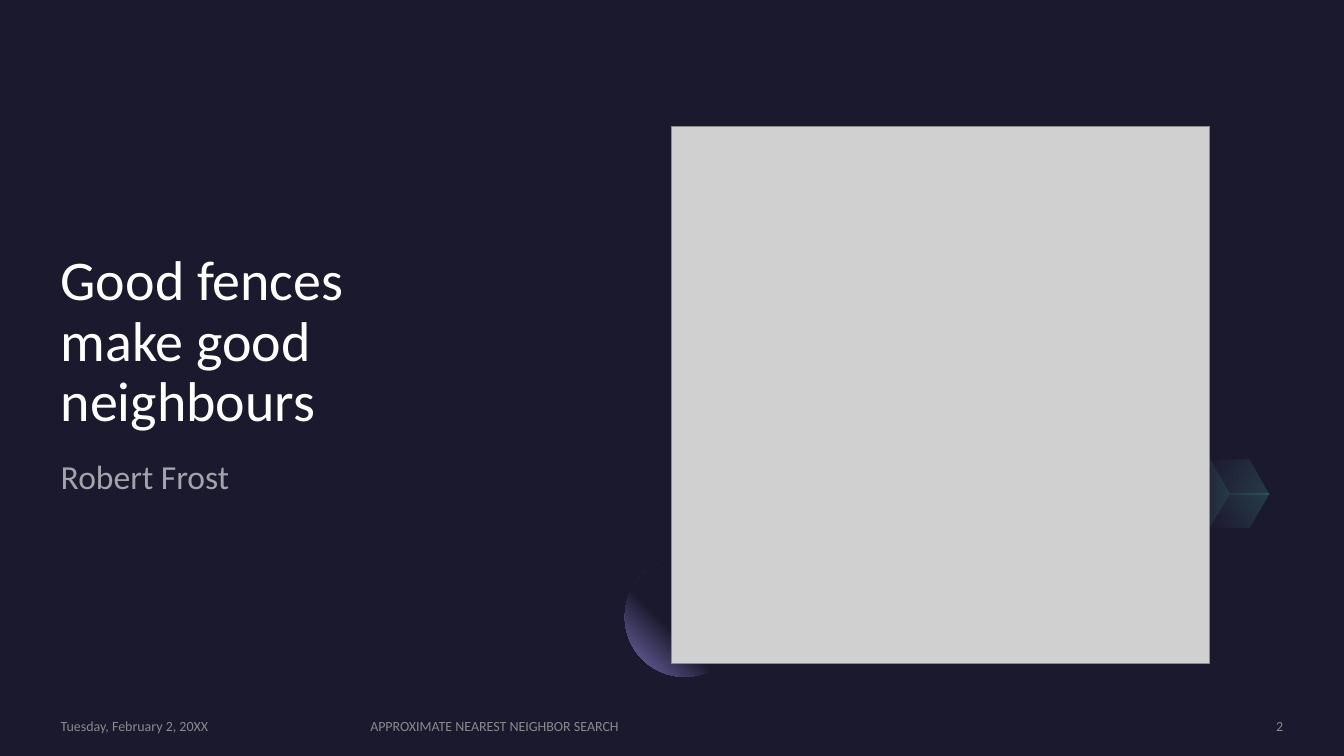
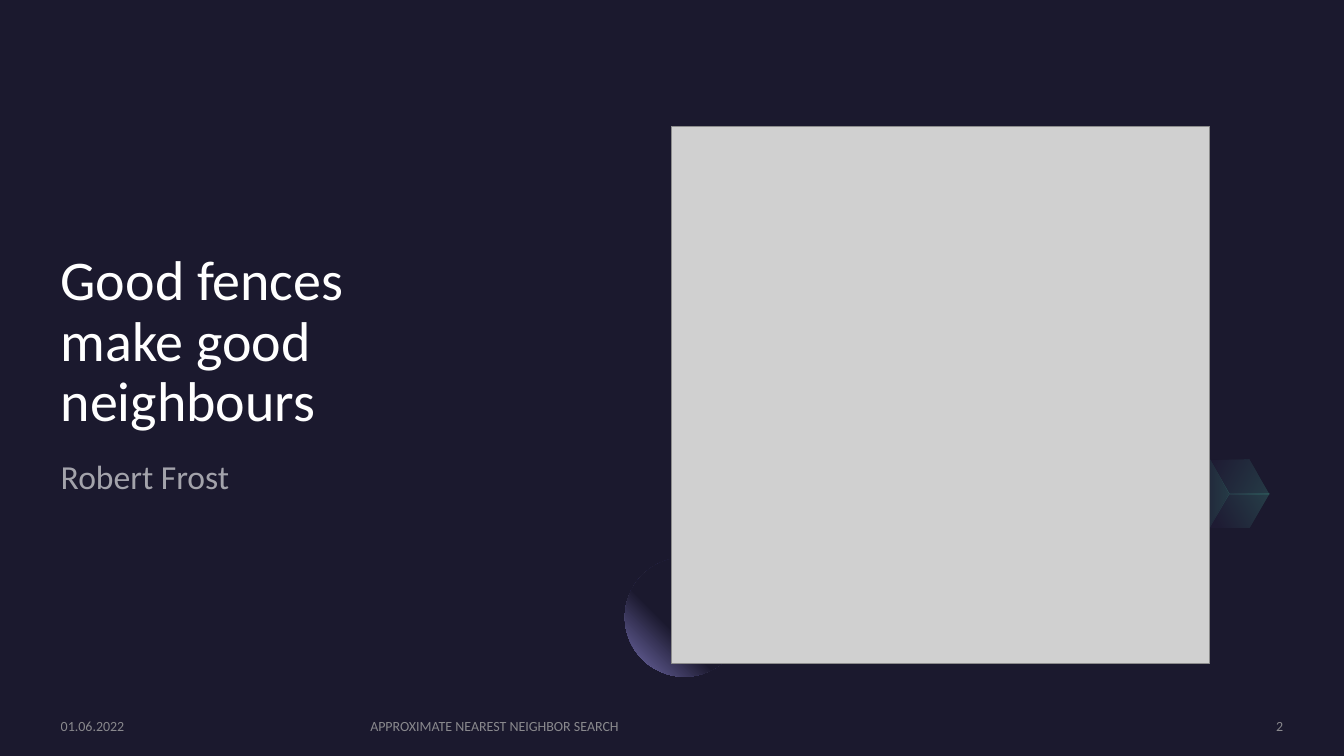
Before and after one commit to Ra0R/approximate-nearest-neighbor, a slide deck: slide 2 of presentation.pptx. Drawn at 1344x756 pixels with LibreOffice and Linux fonts; fonts in the diff are those of the drawing; grey boxes stand for pictures. Boxes give left, top, right and bottom in pixels: in the first picture for what was removed or moved away, otherwise in the second. Text is boxed around its words. In the diff, an @@ line names an element or a change of style, - is before the commit and + after.

```diff
--- a/presentation.pptx
+++ b/presentation.pptx
@@ text at (61, 722, 125, 731): text changed @@
-Tuesday, February 2, 20XX
+01.06.2022
```
Also in this commit, not shown: 12 other slides changed, 1 slide added, 1 slide removed, 2 other files.
